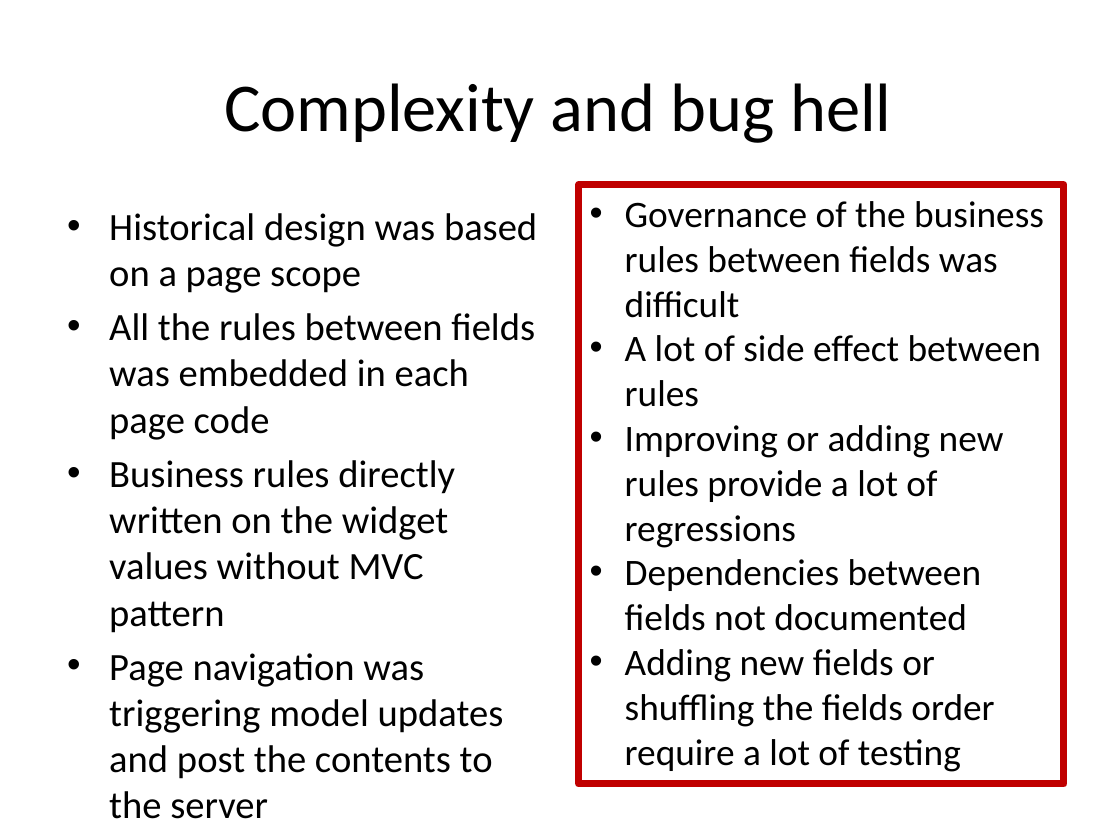
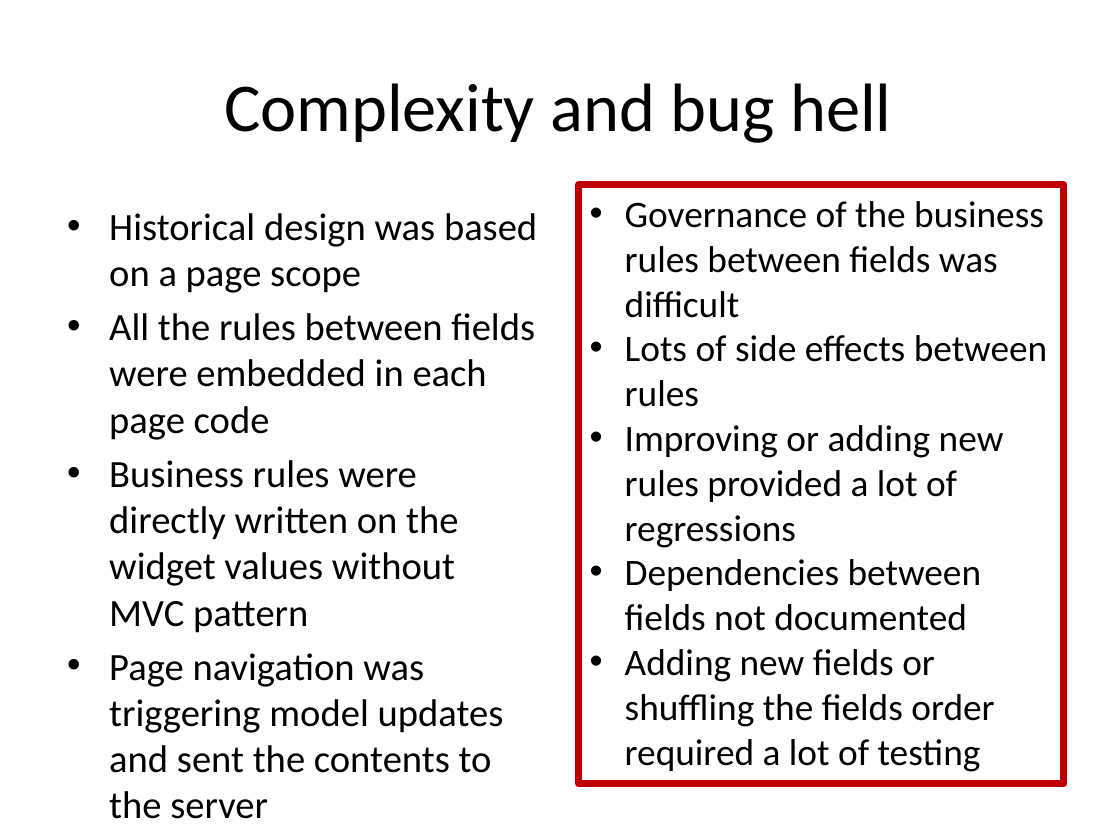
Before and after one commit to lesfurets/mdl4ui, a slide deck: slide 6 of mdl4ui-docs/mdl4ui_cg2013.pptx. Drawn at 1120x840 pixels with LibreOffice and Linux fonts; fonts in the diff are those of the drawing. Boxes give left, top, right and bottom in pixels: in the first picture for what was removed or moved away, otherwise in the second. Text is boxed around its words. In the diff, an @@ line names an element or a change of style, - is before the commit and + after.

Commit message:
fixing spelling issues on MDL4UI presentation (to continue)

```diff
--- a/mdl4ui-docs/mdl4ui_cg2013.pptx
+++ b/mdl4ui-docs/mdl4ui_cg2013.pptx
@@ text at (x1=109, y1=313, x2=535, y2=819): text changed @@
-• All the rules between fields was embedded in each page code
-• Business rules directly written on the widget values without MVC pattern
-• Page navigation was triggering model updates and post the contents to the server
+• All the rules between fields were embedded in each page code
+• Business rules were directly written on the widget values without MVC pattern
+• Page navigation was triggering model updates and sent the contents to the server
@@ text in rectangle at (x1=625, y1=335, x2=1048, y2=548): text changed @@
-• A lot of side effect between rules
-• Improving or adding new rules provide a lot of regressions
+• Lots of side effects between rules
+• Improving or adding new rules provided a lot of regressions
@@ text in rectangle at (x1=625, y1=649, x2=994, y2=772): text changed @@
-• Adding new fields or shuffling the fields order require a lot of testing
+• Adding new fields or shuffling the fields order required a lot of testing
```
Also in this commit, not shown: 8 other slides changed.
